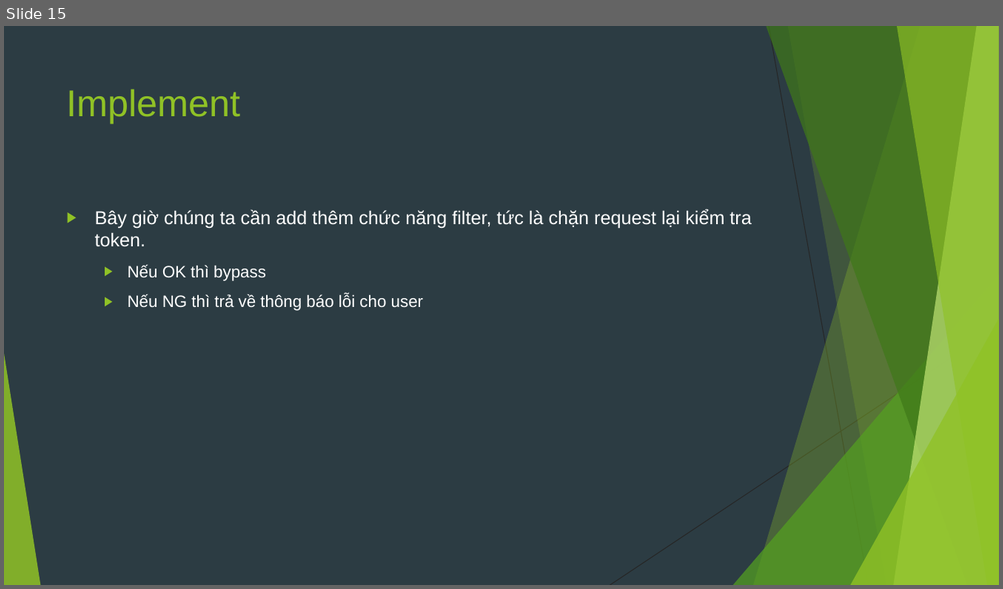
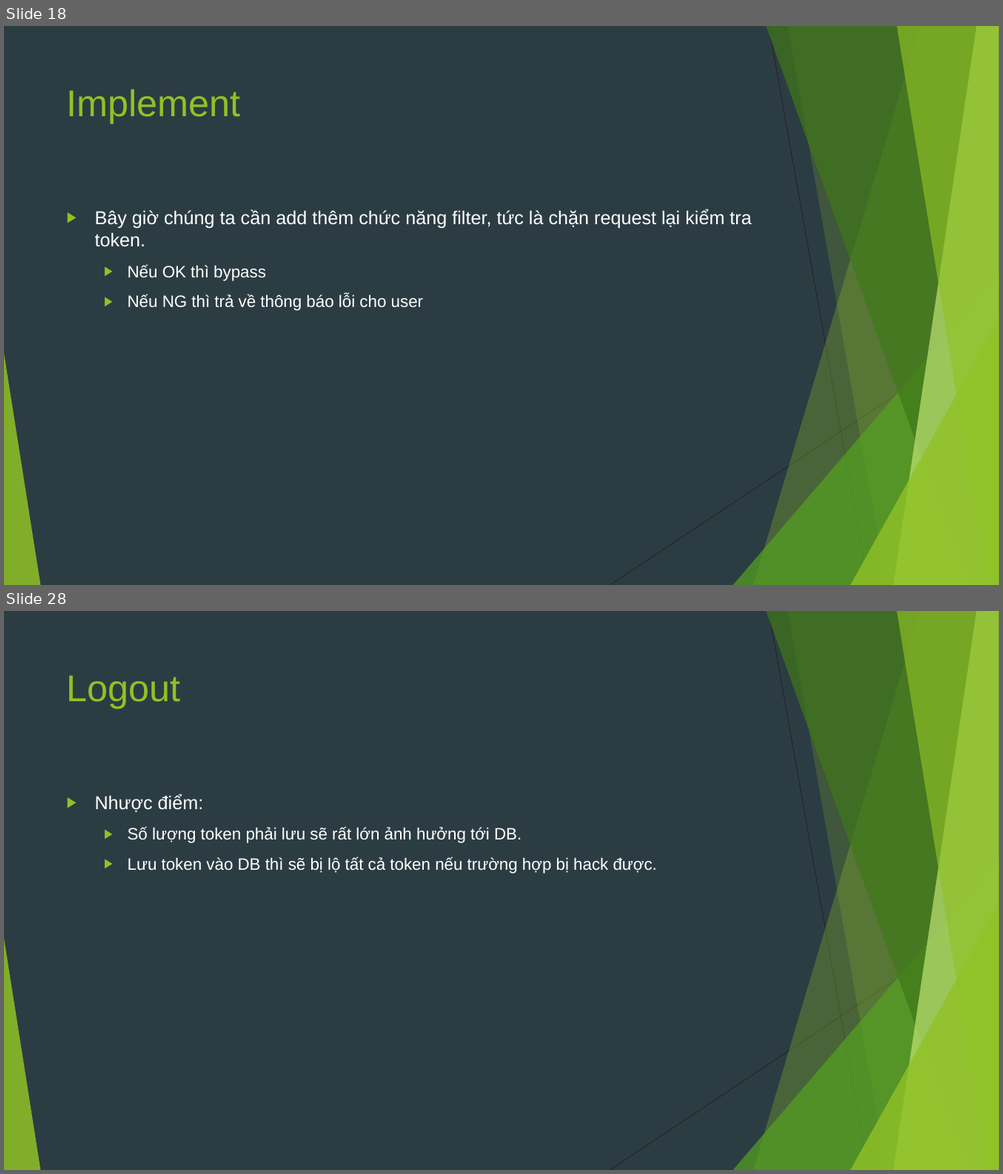
Before and after one commit to sobbingwind/SpringBoot, a slide deck: 11.Spring Security JWT.pptx. Shown one above the other, each under a label of ours: slide 15 before the commit, slides 18 and 28 after it; the slides between them are not shown. The pictures are 1003x589 and 1003x1174 pixels, drawn with LibreOffice and Linux fonts; fonts in the diff are those of the drawing. Boxes give left, top, right and bottom in pixels: in the first picture for what was removed or moved away, otherwise in the second. Text is boxed around its words. In the diff, an @@ line names an element or a change of style, - is before the commit and + after.

```diff
--- a/11.Spring Security JWT.pptx
+++ b/11.Spring Security JWT.pptx
@@ slide 28 added at (4,611,999,1170), background #2C3C43; not listed: 10 template elements that a slide beside it also shows @@
@@ title added at (67,675,181,709), 36 pt, text #90C226 @@
+Logout
@@ text added at (95,795,657,874), 16 pt, text #FFFFFF @@
+▶ Nhược điểm:
+  ▶ Số lượng token phải lưu sẽ rất lớn ảnh hưởng tới DB.
+  ▶ Lưu token vào DB thì sẽ bị lộ tất cả token nếu trường hợp bị hack được.
@@ what was slide 15 is now slide 18 @@
```
Also in this commit, not shown: 2 slides changed, 23 other slides added.
